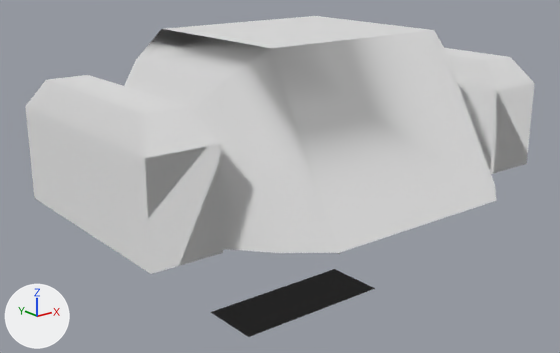
A saved change to the glTF model game/assets/objects/l_turretgenerator.glb.
Both versions are drawn from a camera (50 mm lens) standing at (-13.32, -25.5, 8.6) and looking at (3.78, -4.12, 0.05). Arrows for +X, +Y and +Z are at lower left; the lights stay in place. The older version comes first. Where no turn or scale is listed for an object, it has been applied to the vertices. Vertices at exactly the same position are counted once.

Names of what the first picture shows: 'Coil', 'PowerGenerator'.
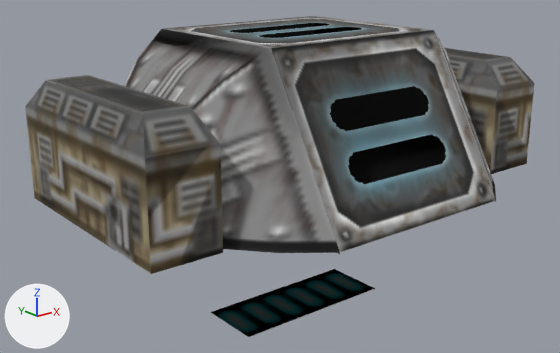
What changed in the scene script:
```text
Add img_image_2:
    img_image_2 = load_image('Image_2', '_unpacked/Image_2', 128, 128, 'sRGB')
Add img_image_0:
    img_image_0 = load_image('Image_0', '_unpacked/Image_0', 128, 128, 'sRGB')
Add mat_mech_001:
    mat_mech_001 = bpy.data.materials.new('mech.001')
    # uses the picture img_image_2
Add mat_mech:
    mat_mech = bpy.data.materials.new('mech')
    # uses the picture img_image_0
Change me_powergenerator:
    where me_powergenerator.from_pydata(...)  # 66 vertices, 94 faces; spans x -8.2..8.6, y -10.6..1.9, z -0.1..5.4
    used by ob_powergenerator; location = (4.1, -0.08, 0.0)
    me_powergenerator part 1
    6 faces are deleted
    6 new faces join them, mat_mech_001
    me_powergenerator part 2: 38 faces spanning x -8.2..8.6, y -8.5..-0.4, z -0.1..4.1 switch from no material to mat_mech
    me_powergenerator part 3: 51 faces spanning x -6.1..6.4, y -10.6..1.9, z -0.1..5.4 switch from no material to mat_mech_001
Change me_coil:
    where me_coil.from_pydata(...)  # 8 vertices, 4 faces; spans x -3.16..3.16, y -1.21..1.21, z -4.99..4.99
    add me_coil.materials.append(mat_mech_001)
```

Where the change shows, as pixel boxes [x1, y1, x2, y2] in the pictures (560 x 353 px; the box of a moved part takes in the faces that stretch with it):
'Coil', recoloured (darker): [211, 269, 375, 337] in both
part 1 of me_powergenerator, moved or reshaped: [224, 49, 496, 254] in both
part 2 of me_powergenerator, recoloured (darker): [25, 48, 535, 274] in both
part 3 of me_powergenerator, recoloured (white to grey): [124, 16, 496, 254] in both
